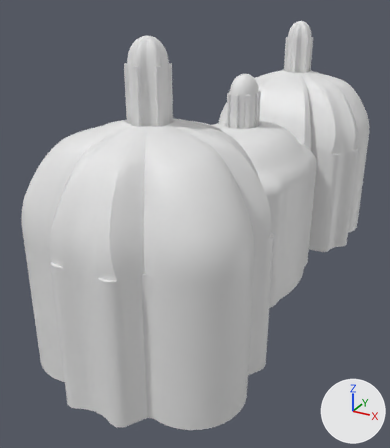
The glTF model models/grammar/grammar_17.glb as it was, and as the next commit left it.
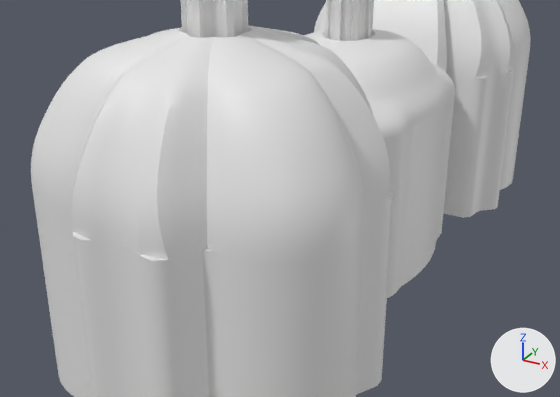
The first picture shows the older version from a 50 mm lens placed at (1.71, -3.86, 2.3), pointed at (-0.22, -0.36, 0.56). The close-ups show the older and then the newer version on the part from 0% to 100% of the width and 22% to 84% of the height of that picture. Only the edits that show in the close-ups are written down. Every picture has the same lights, and +X, +Y and +Z are marked at lower right. Where no turn or scale is listed for an object, it has been applied to the vertices.

Names of what the first close-up shows: 'lantern_0', 'lantern_1', 'lantern_col', 'vault_0', 'vault_1', 'vault_2', 'walls'.
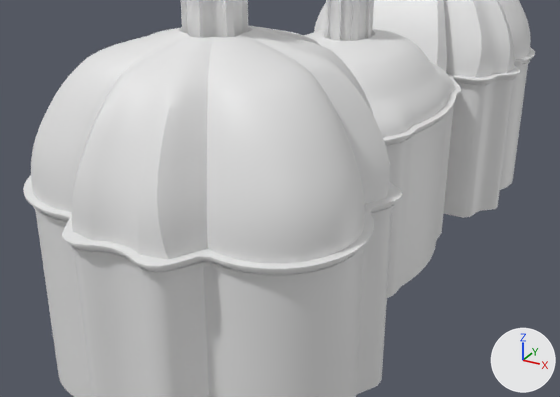
The newer file is also rescaled (x0.982) as a whole; pictures and numbers use the older file's frame.

The change, as a diff of the scene's bpy script:
```diff
--- a/models/grammar/grammar_17.glb.py
+++ b/models/grammar/grammar_17.glb.py
@@ me_cornice_out @@
+me_cornice_out.from_pydata(...)  # 2880 vertices, 5760 faces; spans x -0.78..0.78, y -2.04..2.04, z 0.89..0.95
@@ ob_cornice_out @@
+ob_cornice_out = bpy.data.objects.new('cornice_out', me_cornice_out)
+ob_cornice_out.location = (0.0, 0.0, 0.0)
```

Pixel boxes (x1, y1, x2, y2) of what changed, in the close-ups (560 x 397 px):
'cornice_out', added
    after: (23, 47, 535, 280)
